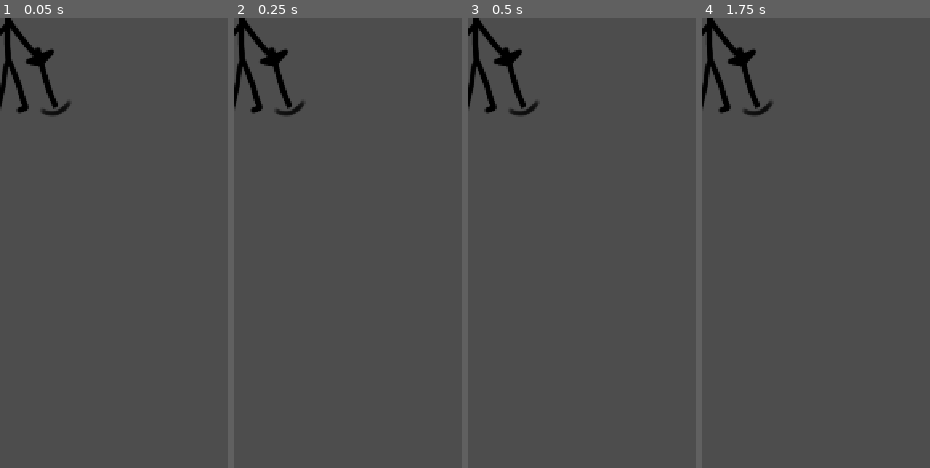
Above: before the commit, frames 1-4 (left to right).
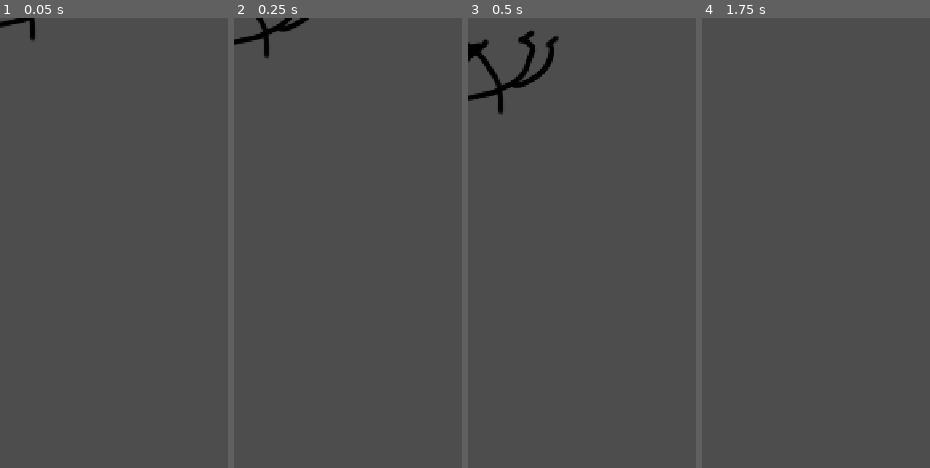
Above: after the commit, the same moments.

Repository: fleureque/slimebat
Game: Godot game, scene res://scenes/entities/player.tscn
Same seed, same stepped clock (60 frames per second), same inputs: the game is played once before the commit and once after it. The project has no main scene, so this scene is started directly.
Inputs (mouse positions are in pixels of both pictures, inside the frame that each line leads up to):
- Up to frame 1 (0.05 s): no input
- Up to frame 2 (0.25 s): no input
- Up to frame 3 (0.5 s): no input
- Up to frame 4 (1.75 s): tap Enter (ui_accept) at 0.5, 0.6, 0.77, 1.07, 1.52, 1.55 s; move the mouse to (outside the picture) at 0.52 s; hold Right (ui_right) from 0.53 s (still down); click (outside the picture) at 0.67 s; move the mouse to (outside the picture) at 1.27 s; tap Alt at 1.35 s

The runs differ from the first frame. In frame 1, 1.9% of the frame differs, in the area x 0-31%, y 0-22%; in frame 2, 2.2%; in frame 3, 3.0%, in the area x 0-40%, y 0-22%; in frame 4, 1.7%.

Commit message:
made new terrain tilemap. it looks really bad, but it should be fine as a placeholder for now...

Diff:
--- /dev/null
+++ b/scenes/entities/player.gd
@@ -0,0 +1,25 @@
+extends CharacterBody2D
+
+
+const SPEED = 300.0
+const JUMP_VELOCITY = -400.0
+
+
+func _physics_process(delta: float) -> void:
+	# Add the gravity.
+	if not is_on_floor():
+		velocity += get_gravity() * delta
+
+	# Handle jump.
+	if Input.is_action_just_pressed("ui_accept") and is_on_floor():
+		velocity.y = JUMP_VELOCITY
+
+	# Get the input direction and handle the movement/deceleration.
+	# As good practice, you should replace UI actions with custom gameplay actions.
+	var direction := Input.get_axis("ui_left", "ui_right")
+	if direction:
+		velocity.x = direction * SPEED
+	else:
+		velocity.x = move_toward(velocity.x, 0, SPEED)
+
+	move_and_slide()
--- a/scenes/entities/player.tscn
+++ b/scenes/entities/player.tscn
@@ -1,6 +1,7 @@
 [gd_scene format=3 uid="uid://bmenk31tqjd6o"]
 
 [ext_resource type="Texture2D" uid="uid://da3e1nhaxm1dv" path="res://images/player/attack/Attack-1.png" id="1_5ki56"]
+[ext_resource type="Script" uid="uid://du6r7rakp0cx6" path="res://scenes/entities/player.gd" id="1_jv5ih"]
 [ext_resource type="Texture2D" uid="uid://0cqmll4u2p14" path="res://images/player/attack/Attack-2.png" id="2_saib0"]
 [ext_resource type="Texture2D" uid="uid://w2s7jqyw1idp" path="res://images/player/attack/Attack-3.png" id="3_ogpgs"]
 [ext_resource type="Texture2D" uid="uid://k41mfh7kmqb5" path="res://images/player/attack/Attack-4.png" id="4_spk56"]
@@ -99,9 +100,20 @@
 "speed": 5.0
 }]
 
-[node name="player" type="CharacterBody2D" unique_id=71455304]
+[sub_resource type="CapsuleShape2D" id="CapsuleShape2D_1crhd"]
+radius = 39.0
+height = 262.0
 
-[node name="AnimatedSprite2D" type="AnimatedSprite2D" parent="." unique_id=1186380586]
+[node name="Player" type="CharacterBody2D" unique_id=71455304]
+script = ExtResource("1_jv5ih")
+
+[node name="PlayerSprite" type="AnimatedSprite2D" parent="." unique_id=1186380586]
+position = Vector2(0, 1)
 sprite_frames = SubResource("SpriteFrames_1crhd")
-animation = &"walking"
-frame_progress = 0.51362205
+animation = &"attack"
+frame = 4
+frame_progress = 0.36846024
+
+[node name="PlayerHitbox" type="CollisionShape2D" parent="." unique_id=232776940]
+position = Vector2(12, 38)
+shape = SubResource("CapsuleShape2D_1crhd")
--- a/scenes/main.tscn
+++ b/scenes/main.tscn
@@ -8,5 +8,9 @@
 script = ExtResource("1_0wfyh")
 
 [node name="MainMenu" parent="." unique_id=119407722 instance=ExtResource("2_sugp2")]
+offset_left = -695.0
+offset_top = -358.0
+offset_right = 698.0
+offset_bottom = 359.0
 
 [node name="map" parent="." unique_id=898604451 instance=ExtResource("3_sugp2")]
--- /dev/null
+++ b/scenes/tutorial_level.tscn
@@ -0,0 +1,31 @@
+[gd_scene format=4 uid="uid://bp4xln8s7mjcf"]
+
+[ext_resource type="Texture2D" uid="uid://c2egacm7oq6n4" path="res://images/textures/terrain.png" id="1_gk31l"]
+
+[sub_resource type="TileSetAtlasSource" id="TileSetAtlasSource_nm3d5"]
+texture = ExtResource("1_gk31l")
+1:1/size_in_atlas = Vector2i(10, 10)
+1:1/0 = 0
+11:11/size_in_atlas = Vector2i(10, 10)
+11:11/0 = 0
+21:1/size_in_atlas = Vector2i(10, 10)
+21:1/0 = 0
+31:11/size_in_atlas = Vector2i(10, 10)
+31:11/0 = 0
+41:1/size_in_atlas = Vector2i(10, 10)
+41:1/0 = 0
+51:11/size_in_atlas = Vector2i(10, 10)
+51:11/0 = 0
+41:21/size_in_atlas = Vector2i(10, 10)
+41:21/0 = 0
+21:21/size_in_atlas = Vector2i(10, 10)
+21:21/0 = 0
+
+[sub_resource type="TileSet" id="TileSet_htge6"]
+sources/3 = SubResource("TileSetAtlasSource_nm3d5")
+
+[node name="TutorialLevel" type="Node2D" unique_id=235733391]
+
+[node name="TileMapLayer" type="TileMapLayer" parent="." unique_id=1218925986]
+tile_map_data = PackedByteArray("AAAEACcAAwABAAEAAAANACcAAwABAAEAAAAXACcAAwABAAEAAAAhACcAAwABAAEAAAArACcAAwABAAEAAAA1ACcAAwABAAEAAAA/ACcAAwABAAEAAABJACcAAwABAAEAAAA=")
+tile_set = SubResource("TileSet_htge6")
Binary file added: images/textures/terrain.png
Not shown, added: images/textures/terrain.png.import
Not shown, added: scenes/entities/player.gd.uid
